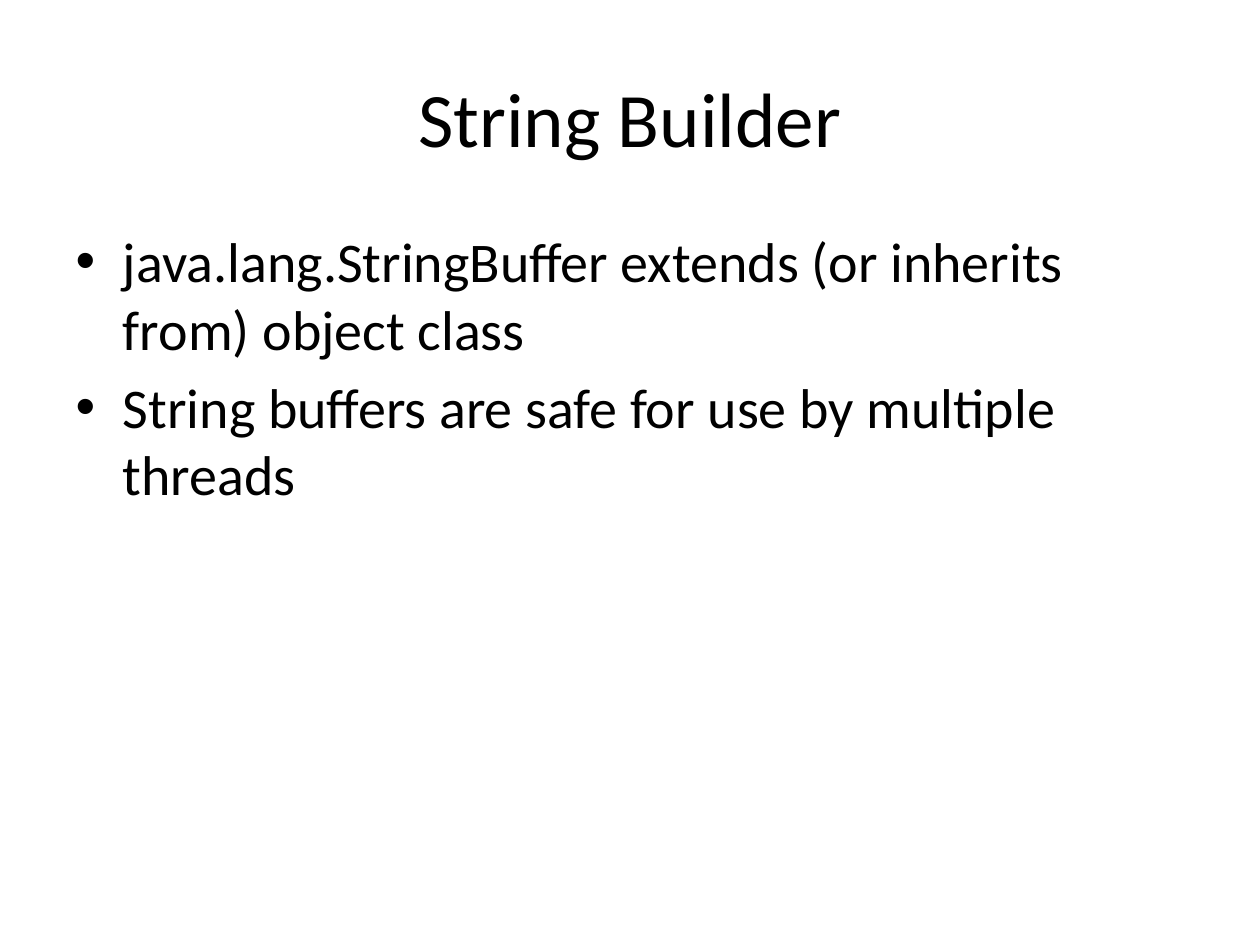
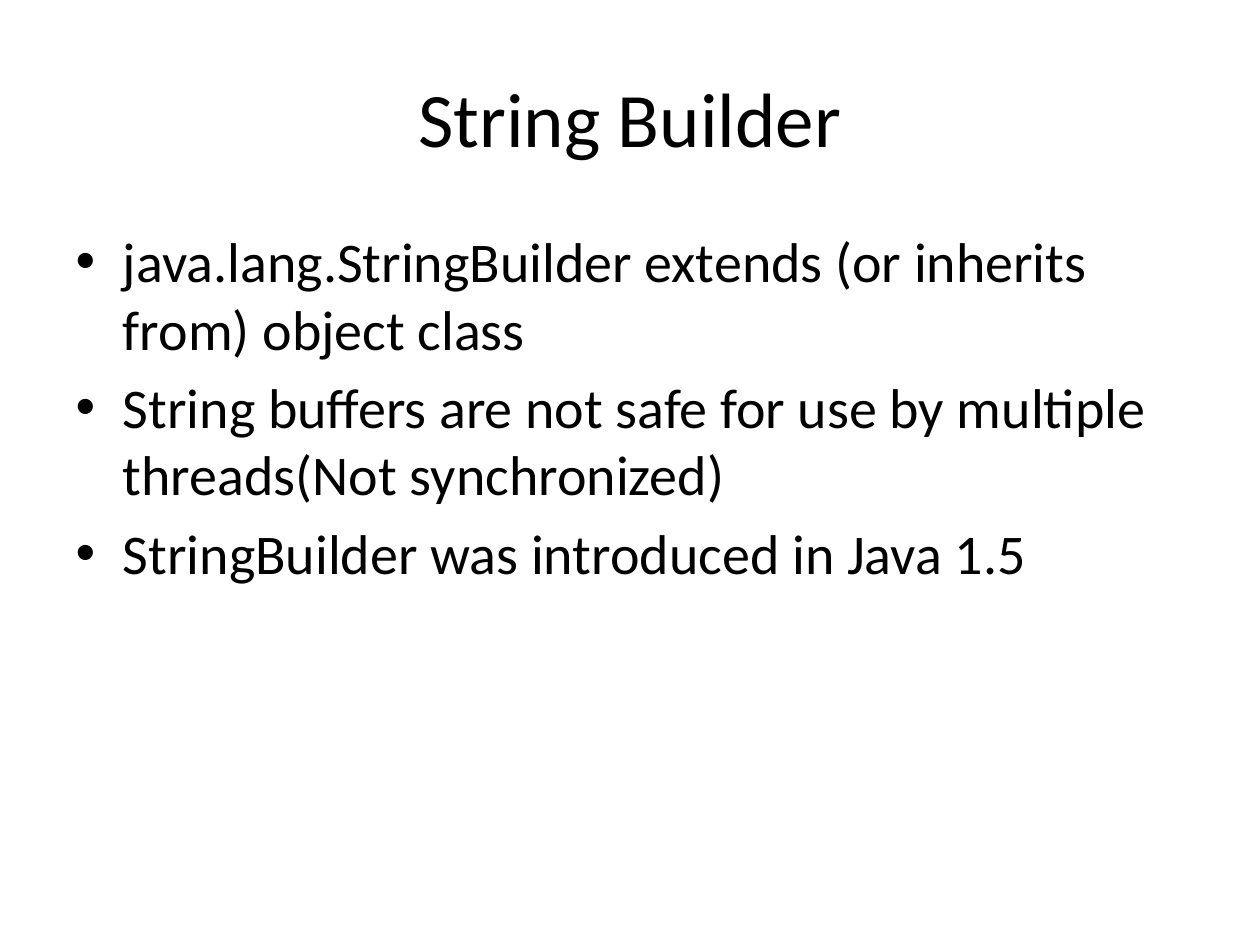
Before and after one commit to BesantJ2ee/Java_09_July_2022_10_30_Batch, a slide deck: slide 9 of PowerPoints/Modue_4/String_StringBuffer_StringBuilder.pptx. Drawn at 1260x945 pixels with LibreOffice and Linux fonts; fonts in the diff are those of the drawing. Boxes give left, top, right and bottom in pixels: in the first picture for what was removed or moved away, otherwise in the second. Text is boxed around its words. In the diff, an @@ line names an element or a change of style, - is before the commit and + after.

Commit message:
string buffer and builder

```diff
--- a/PowerPoints/Modue_4/String_StringBuffer_StringBuilder.pptx
+++ b/PowerPoints/Modue_4/String_StringBuffer_StringBuilder.pptx
@@ text at bbox=[123, 241, 1145, 584]: text changed @@
-• java.lang.StringBuffer extends (or inherits from) object class
-• String buffers are safe for use by multiple threads
+• java.lang.StringBuilder extends (or inherits from) object class
+• String buffers are not safe for use by multiple threads(Not synchronized)
+• StringBuilder was introduced in Java 1.5
```
Also in this commit, not shown: 1 other slide changed, 2 slides added.
